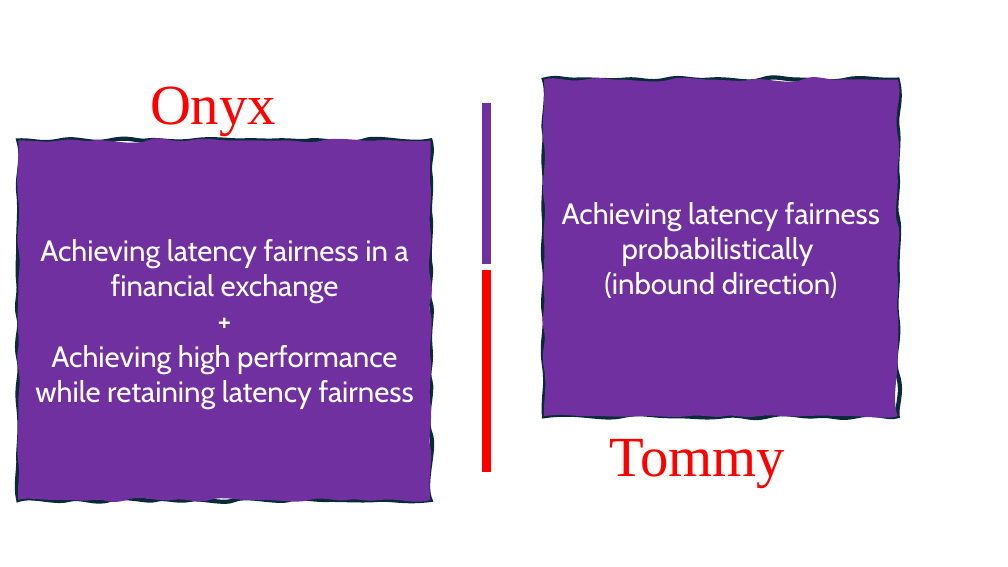
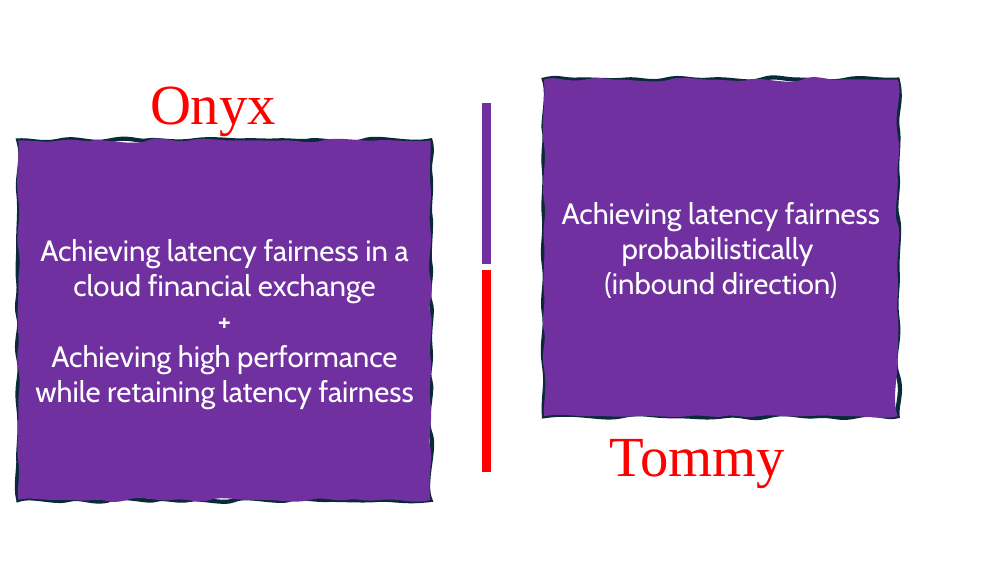
Before and after one commit to HaseebLUMS/Onyx-Presentation, a slide deck: slide 146 of thesis-latency-fairness.pptx. Drawn at 1008x567 pixels with LibreOffice and Linux fonts; fonts in the diff are those of the drawing. Boxes give left, top, right and bottom in pixels: in the first picture for what was removed or moved away, otherwise in the second. Text is boxed around its words. In the diff, an @@ line names an element or a change of style, - is before the commit and + after.

Commit message:
update presentation

```diff
--- a/thesis-latency-fairness.pptx
+++ b/thesis-latency-fairness.pptx
@@ text in freeform shape at [40,239,409,303]: text changed @@
-Achieving latency fairness in a financial exchange
+Achieving latency fairness in a cloud financial exchange
```
